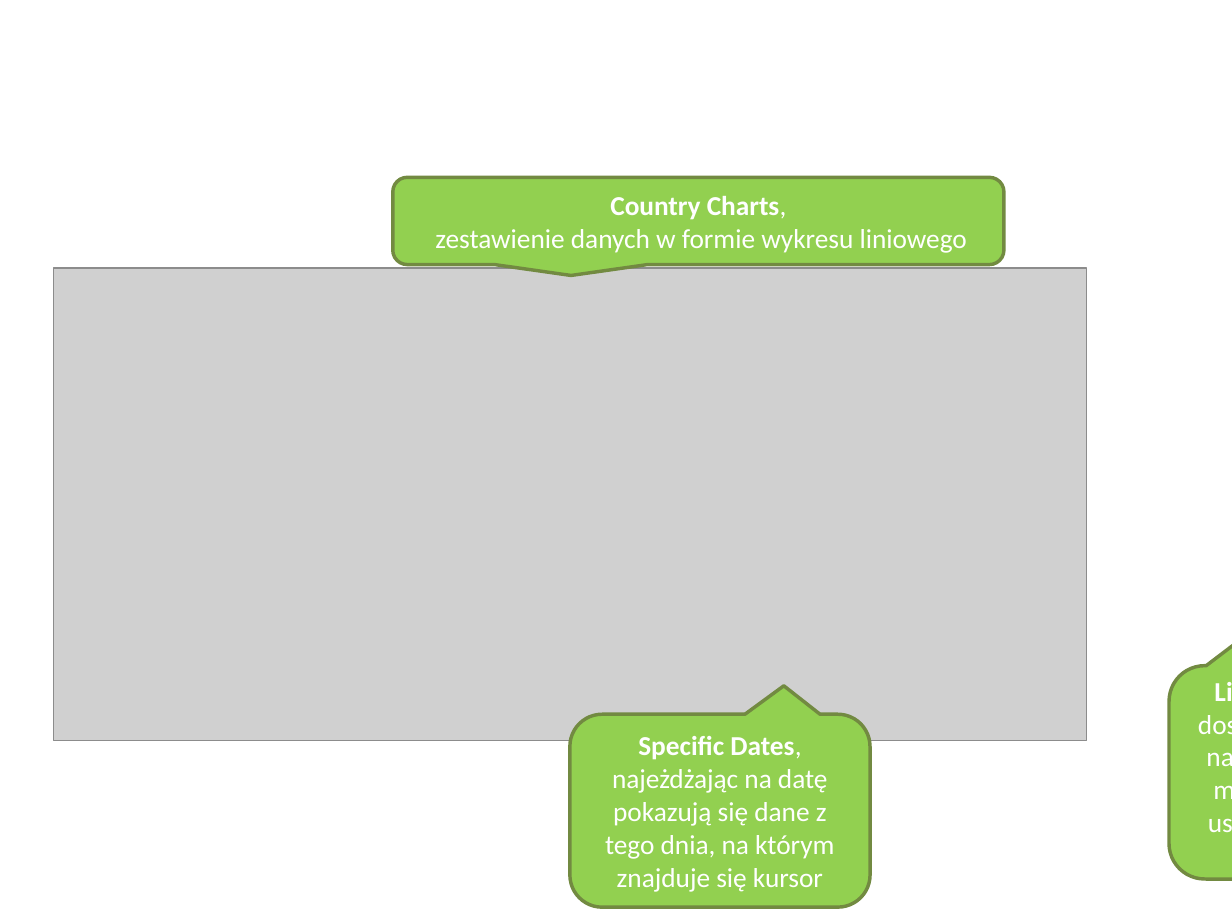
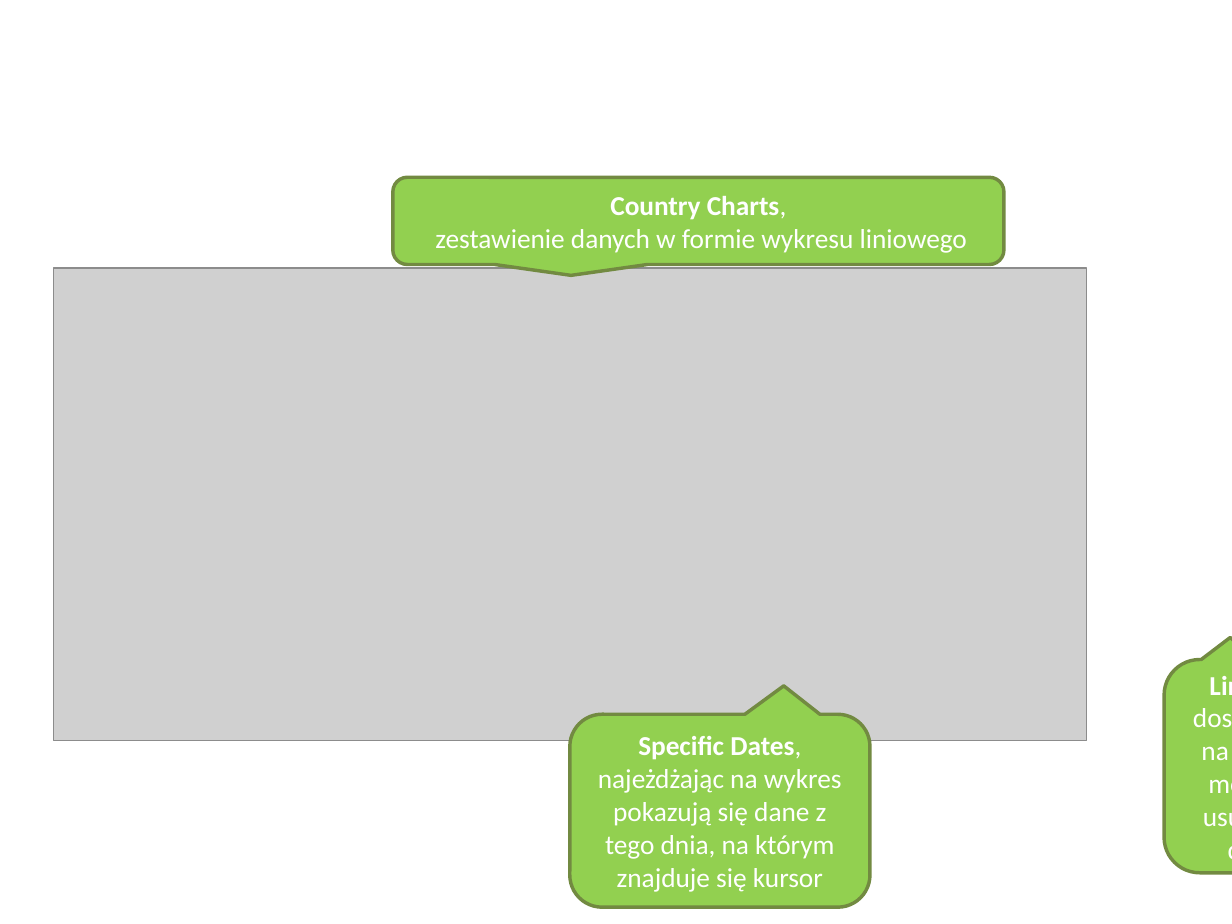
Before and after one commit to janiszewskibartlomiej/COVID-19-Thesis-Postgraduate_studies_on_WSB, a slide deck: slide 7 of docs/WSB_prezentacja_pracy_dyplomowej.pptx (slide 9 before the commit). Drawn at 1232x924 pixels with LibreOffice and Linux fonts; fonts in the diff are those of the drawing; grey boxes stand for pictures; background and template pictures are left out. Boxes give left, top, right and bottom in pixels: in the first picture for what was removed or moved away, otherwise in the second. Text is boxed around its words. In the diff, an @@ line names an element or a change of style, - is before the commit and + after.

```diff
--- a/docs/WSB_prezentacja_pracy_dyplomowej.pptx
+++ b/docs/WSB_prezentacja_pracy_dyplomowej.pptx
@@ rounded speech box "Line Charts, dostępne dane na ...": place and size @@
-rounded speech box "Line Charts, dostępne dane na ..." at <box>1169,665,1232,878</box>
+rounded speech box "Line Charts, dostępne dane na ..." at <box>1164,659,1232,872</box>
@@ text in rounded speech box at <box>598,736,842,892</box>: text changed @@
-Specific Dates, najeżdżając na datę pokazują się dane z tego dnia, na którym znajduje się kursor
+Specific Dates, najeżdżając na wykres pokazują się dane z tego dnia, na którym znajduje się kursor
```
Also in this commit, not shown: 6 other slides changed, 1 slide removed.
